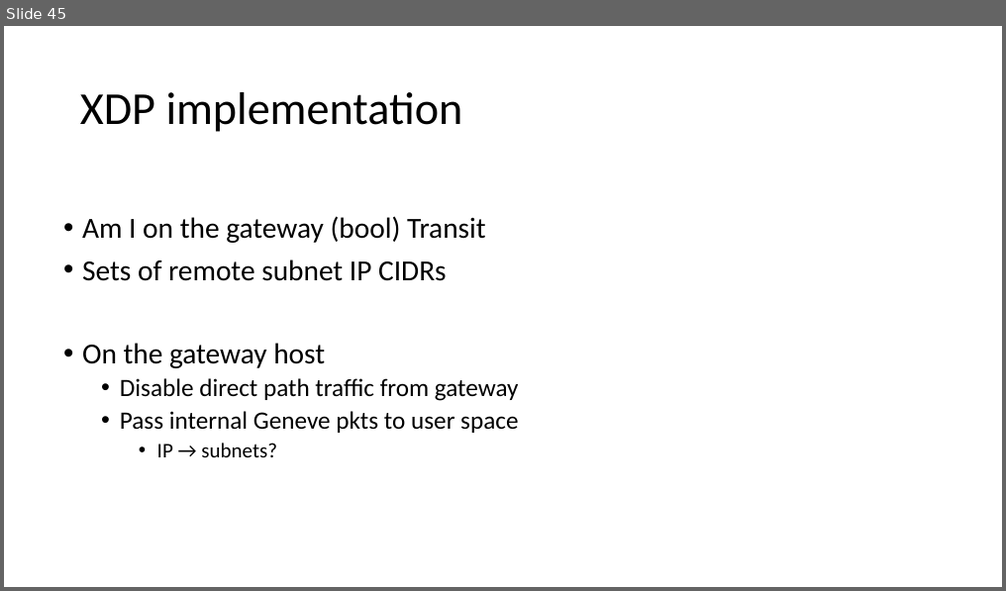
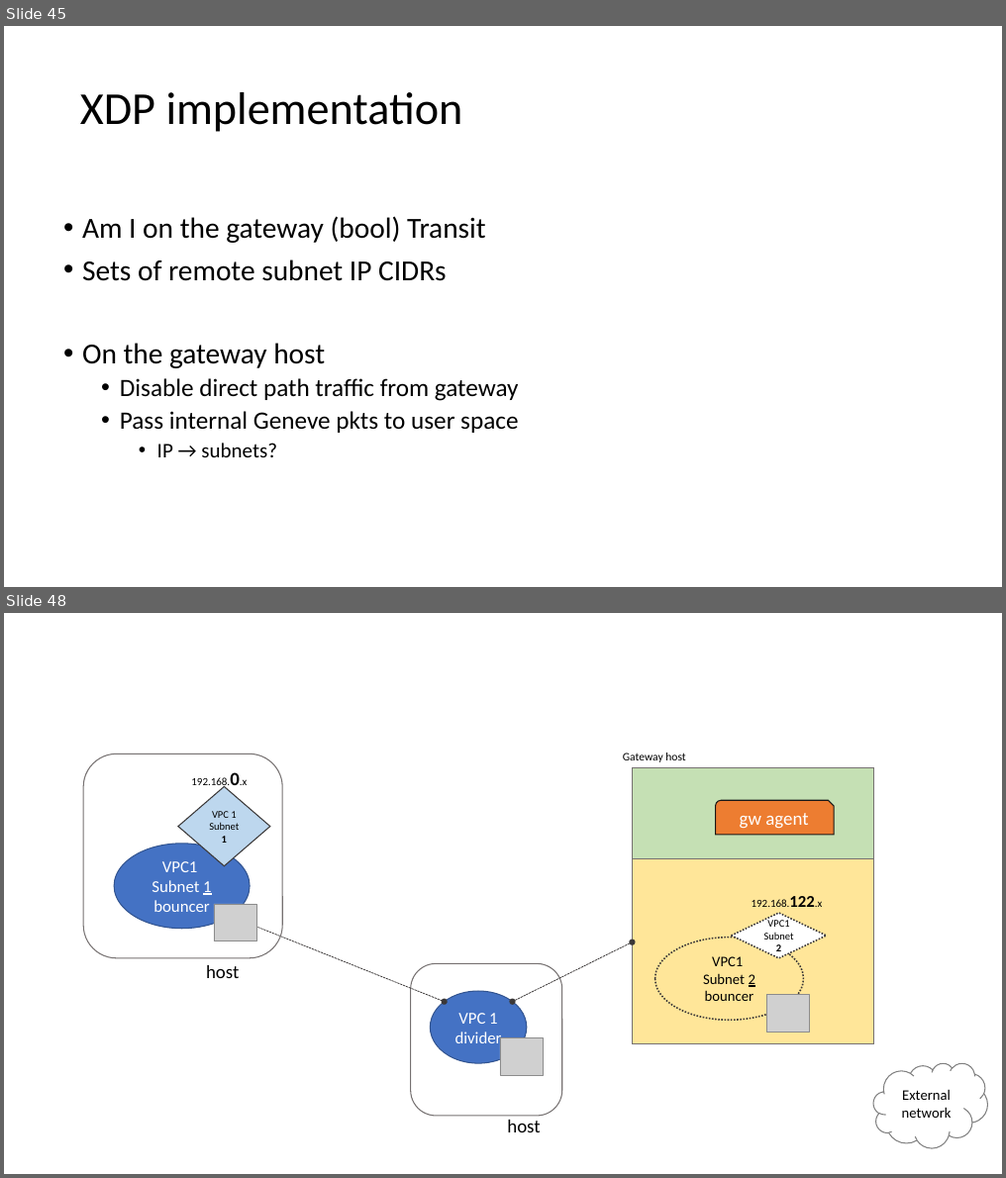
Before and after one commit to CentaurusInfra/fornax, a slide deck: docs/fornax-design/edge-edge-e2e.pptx. Shown one above the other, each under a label of ours: slide 45 before the commit, slides 45 and 48 after it; the slides between them are not shown. The pictures are 1006x591 and 1006x1178 pixels, drawn with LibreOffice and Linux fonts; fonts in the diff are those of the drawing; grey boxes stand for pictures. Boxes give left, top, right and bottom in pixels: in the first picture for what was removed or moved away, otherwise in the second. Text is boxed around its words. In the diff, an @@ line names an element or a change of style, - is before the commit and + after.

```diff
--- a/docs/fornax-design/edge-edge-e2e.pptx
+++ b/docs/fornax-design/edge-edge-e2e.pptx
@@ slide 48 added at (4, 613, 1002, 1174), background #FFFFFF @@
@@ rounded rectangle added at (83, 754, 282, 959), outline #767171 1 pt @@
@@ text added at (623, 753, 685, 762), 11 pt, text #000000 @@
+Gateway host
@@ diamond added at (178, 786, 270, 866), fill #BDD7EE, outline #3B3838 1 pt, 10 pt, text #000000 @@
+VPC 1
+Subnet 1
@@ text added at (191, 777, 247, 788), 10.5 pt, text #000000 @@
+192.168.0.x
@@ rectangle added at (632, 768, 873, 860), fill #C5E0B4, outline #767171 1 pt @@
@@ snip round rect added at (716, 800, 835, 835), fill #ED7D31, outline #181717 1 pt, 18 pt, text #FFFFFF @@
+gw agent
@@ ellipse added at (114, 844, 250, 929), fill #4472C4, outline #325491 1 pt, 16 pt, text #FFFFFF @@
+VPC1
+Subnet 1 bouncer
@@ rectangle added at (632, 860, 873, 1045), fill #FFE699, outline #767171 1 pt @@
@@ picture added at (214, 904, 256, 942) @@
@@ text added at (751, 896, 822, 907), 10.5 pt, text #000000 @@
+192.168.122.x
@@ double arrow added from (230, 916) to (445, 1001), #3B3838 0.75 pt dashed @@
@@ ellipse added at (655, 937, 804, 1020), outline #3B3838 1.5 pt dashed, 14 pt, text #000000 @@
+VPC1
+Subnet 2 bouncer
@@ diamond added at (732, 913, 827, 959), fill #FFFFFF, outline #3B3838 1.5 pt dashed, 10 pt, text #000000 @@
+VPC1
+Subnet 2
@@ text added at (206, 965, 239, 978), 18 pt, text #000000 @@
+host
@@ rounded rectangle added at (411, 964, 561, 1116), outline #767171 1 pt @@
@@ double arrow added from (632, 943) to (512, 1001), #3B3838 0.75 pt dashed @@
@@ ellipse added at (430, 991, 527, 1063), fill #4472C4, outline #325491 1 pt, 16 pt, text #FFFFFF @@
+VPC 1 divider
@@ picture added at (767, 995, 810, 1032) @@
@@ picture added at (500, 1039, 543, 1075) @@
@@ cloud added at (874, 1063, 988, 1149), outline #808080 1 pt, 14 pt, text #000000 @@
+External network
@@ text added at (507, 1120, 540, 1133), 18 pt, text #000000 @@
+host
```
Also in this commit, not shown: 7 other slides added.
